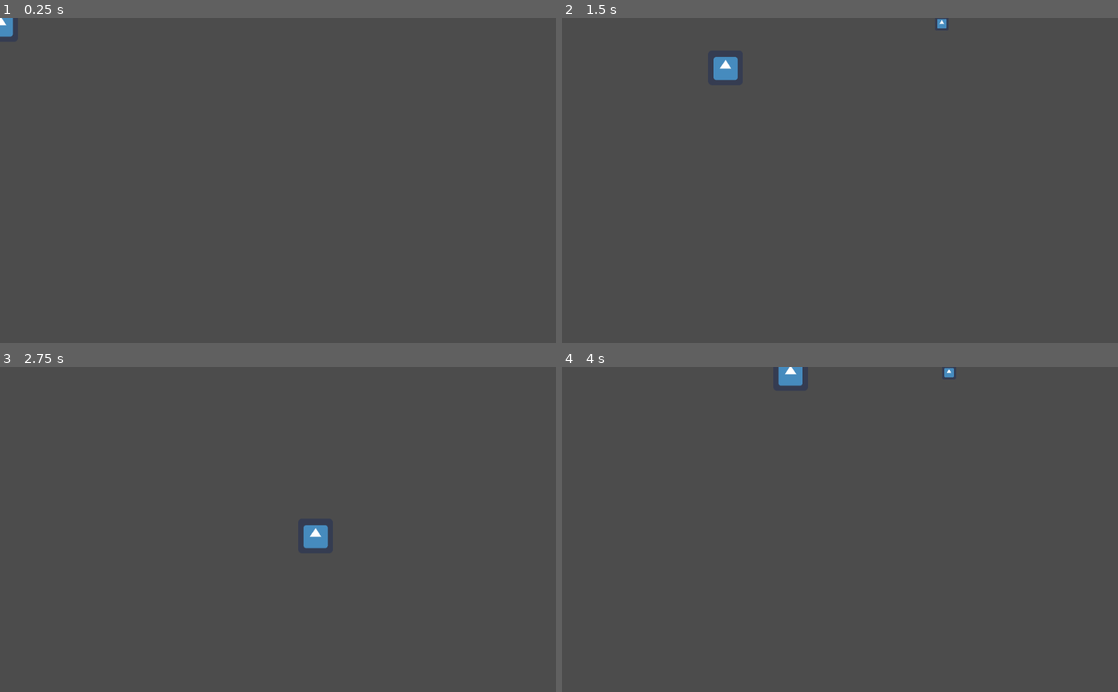
Above: before the commit, frames 1-4 (two rows, left to right).
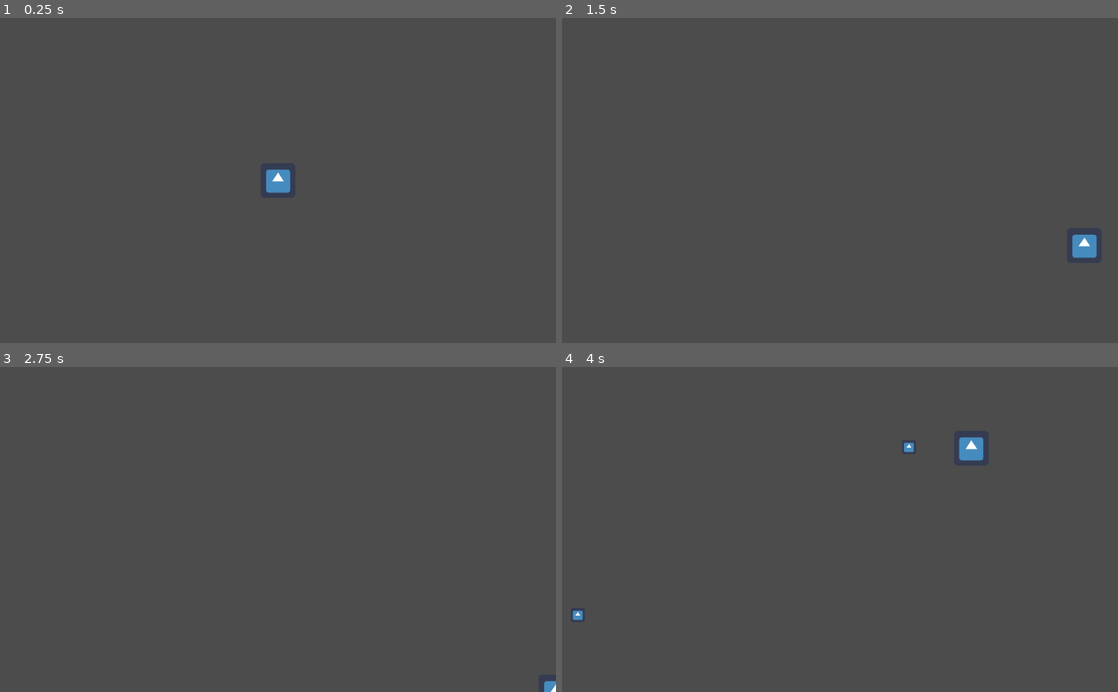
Above: after the commit, the same moments.

Repository: PerHenrikS/LudumDare42
Game: Godot game, scene res://Main.tscn
The game is run twice, just before and just after one commit, with the same random seed, the same clock (stepped at 60 frames per second) and the same inputs. The engine's default icon, where the game draws it, is replaced by a stand-in: a white triangle on a blue panel in a dark square.
Inputs (mouse positions are in pixels of both pictures, inside the frame that each line leads up to):
- Up to frame 1 (0.25 s): no input
- Up to frame 2 (1.5 s): tap Enter at 0.5 s; move the mouse to (962, 164) at 0.52 s; hold Right (ui_right) 0.53-1.28 s; tap Space (ui_select) at 0.77 s; move the mouse to (728, 196) at 1.27 s; hold Down (ui_down) from 1.28 s (still down)
- Up to frame 3 (2.75 s): tap Space (ui_select) at 1.52 s; move the mouse to (333, 458) at 2.02 s; release Down (ui_down) at 2.03 s; hold Right (ui_right) from 2.03 s (still down)
- Up to frame 4 (4 s): move the mouse to (812, 594) at 2.77 s; release Right (ui_right) at 2.78 s; hold Up (ui_up) 2.78-3.53 s; tap Space (ui_select) at 3.02, 3.77 s; move the mouse to (1006, 578) at 3.52 s; hold Left (ui_left) from 3.53 s (still down)

The runs differ from the first frame. In frame 1, 0.5% of the frame differs, in the area x 0-53%, y 0-54%; in frame 2, 0.7%; in frame 3, 0.4%; in frame 4, 0.7%, in the area x 1-76%, y 0-78%.

Commit message:
Player pos

Diff:
--- a/GameScene.gd
+++ b/GameScene.gd
@@ -12,6 +12,7 @@
 	# Called when the node is added to the scene for the first time.
 	# Initialization here
 	screensize = get_viewport_rect().size
+	self.position = Vector2(screensize.x/2, screensize.y/2)
 
 func _process(delta):
 	# Called every frame. Delta is time since last frame.
--- a/GameScene.tscn
+++ b/GameScene.tscn
@@ -27,7 +27,7 @@
 custom_solver_bias = 0.0
 extents = Vector2( 32.0456, 32.1692 )
 
-[node name="Player" type="Area2D"]
+[node name="Player" type="Area2D" index="0"]
 
 position = Vector2( 1.10213, 11.9604 )
 input_pickable = true
@@ -38,7 +38,7 @@
 audio_bus_override = false
 audio_bus_name = "Master"
 script = ExtResource( 1 )
-speed = 400
+speed = 600
 
 [node name="AnimatedSprite" type="AnimatedSprite" parent="." index="0"]
 
--- a/Projectile.tscn
+++ b/Projectile.tscn
@@ -8,7 +8,7 @@
 custom_solver_bias = 0.0
 radius = 14.9877
 
-[node name="Projectile" type="KinematicBody2D" index="0"]
+[node name="Projectile" type="KinematicBody2D"]
 
 input_pickable = false
 collision_layer = 1
@@ -16,7 +16,7 @@
 collision/safe_margin = 0.08
 script = ExtResource( 1 )
 _sections_unfolded = [ "Linear", "Transform" ]
-projectile_speed = 800
+projectile_speed = 1000
 
 [node name="CollisionShape2D" type="CollisionShape2D" parent="." index="0"]
 
